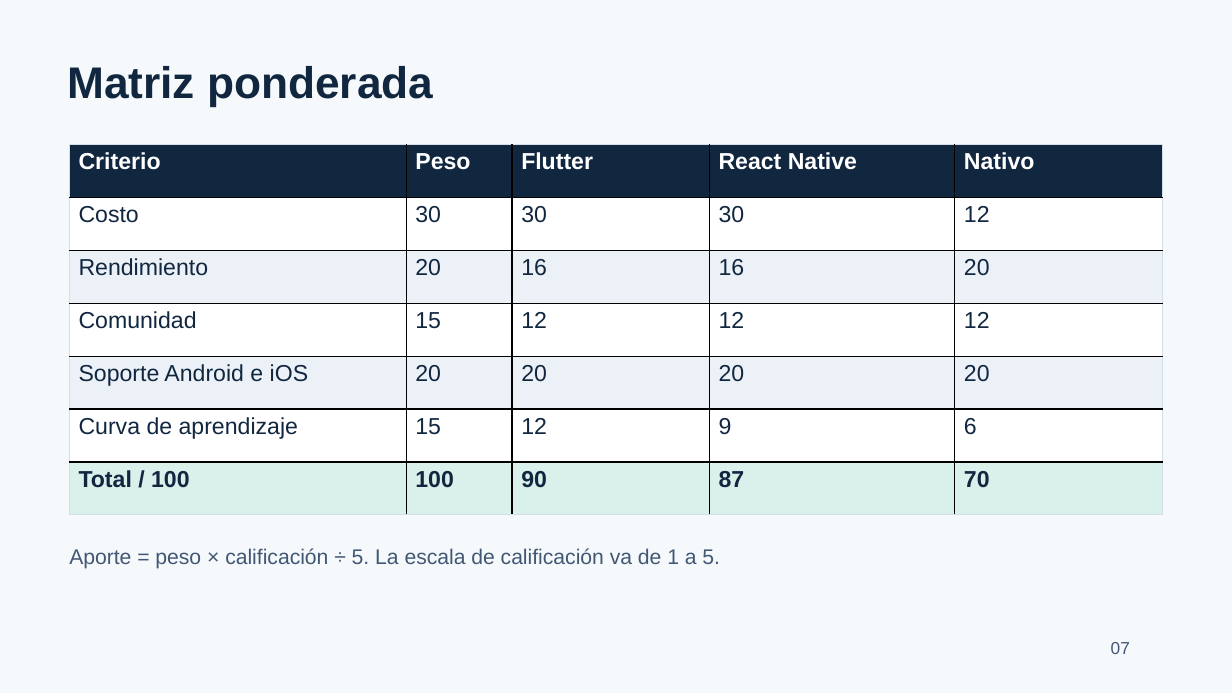
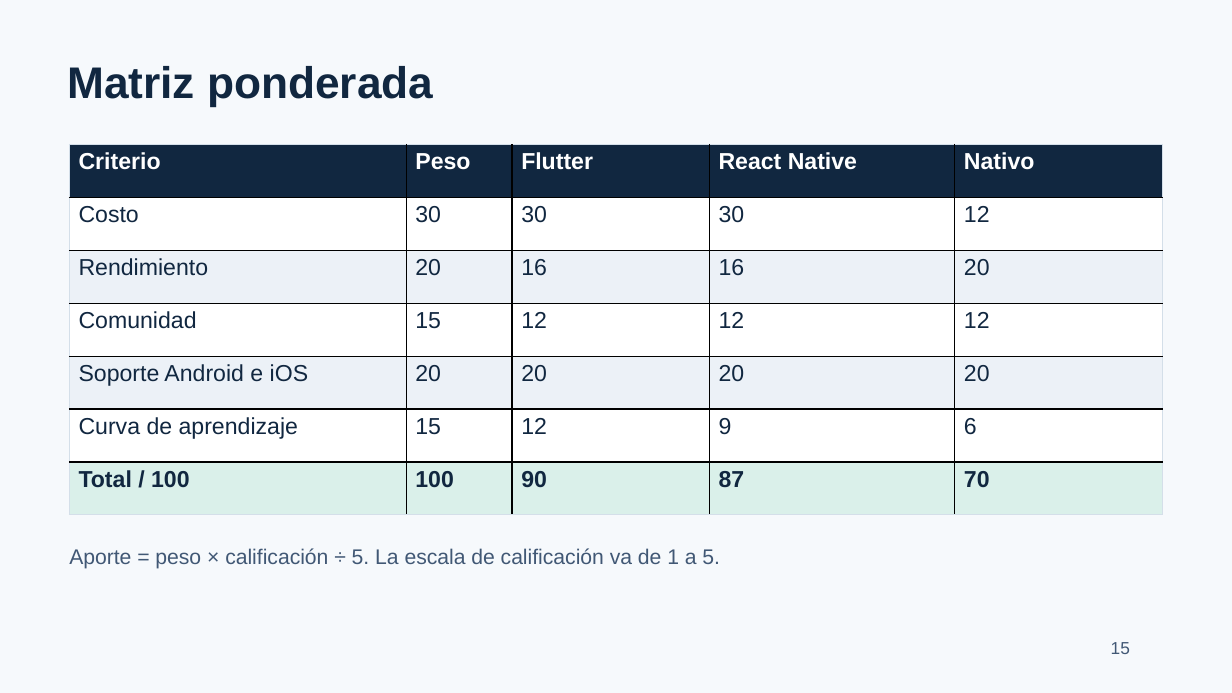
Before and after one commit to ROXIAN120/Aplicaciones-moviles-1, a slide deck: slide 15 of entrega_actividad_01/Presentacion_Defensa_ConectaCruz_Ampliada.pptx (slide 7 before the commit). Drawn at 1232x693 pixels with LibreOffice and Linux fonts; fonts in the diff are those of the drawing. Boxes give left, top, right and bottom in pixels: in the first picture for what was removed or moved away, otherwise in the second. Text is boxed around its words. In the diff, an @@ line names an element or a change of style, - is before the commit and + after.

```diff
--- a/entrega_actividad_01/Presentacion_Defensa_ConectaCruz_Ampliada.pptx
+++ b/entrega_actividad_01/Presentacion_Defensa_ConectaCruz_Ampliada.pptx
@@ text at [1111,642,1130,654]: text changed @@
-07
+15
```
Also in this commit, not shown: 12 other slides changed, 21 slides added, 1 slide removed, 9 other files.
